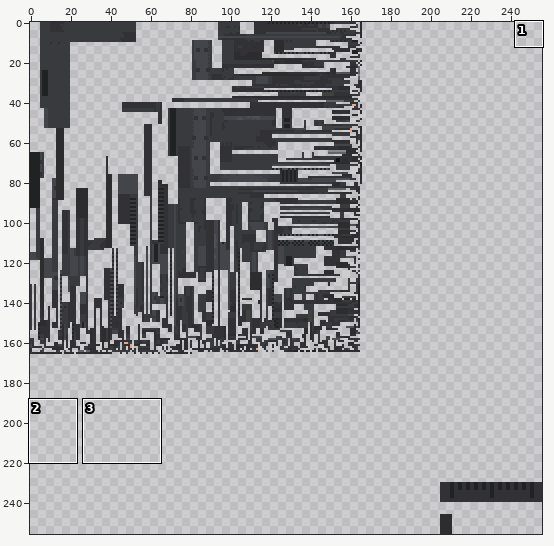
One commit to this sprite sheet: src/main/resources/assets/gcaa/utils/output/texture.png. Above: a wide view before the commit, with the close-up outlined.
Close-up. First the earlier version:
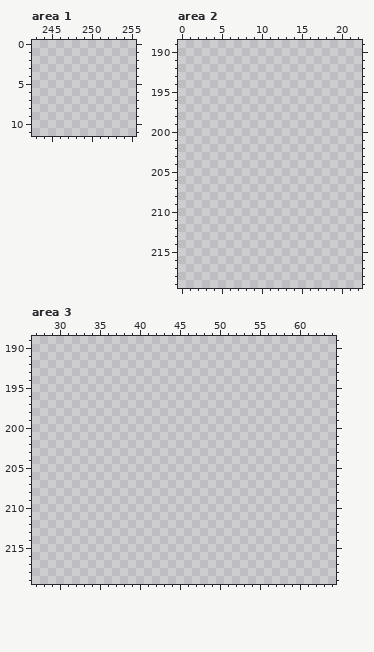
The file is 256x256 pixels. Colours within 5 levels of each other are drawn and written as one. Shown: area 1: x 243..255, y 0..11; area 2: x 0..22, y 189..219; area 3: x 27..64, y 189..219. The commit also changed other parts of the picture, which this record leaves out.
Palette (. is transparent): 
After the commit:
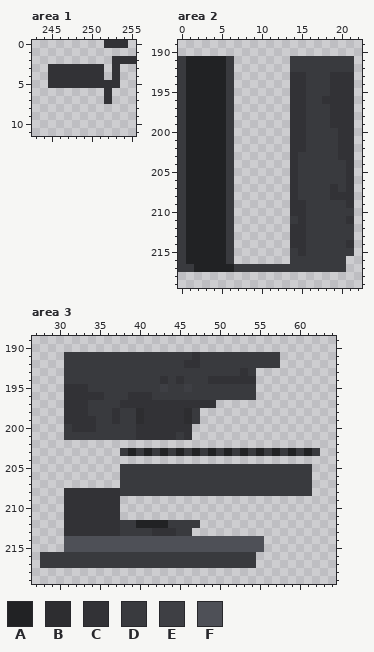
Colours new in this view: A #212224  B #2d2d30  C #323236  D #393a3e  E #3e3f44  F #4e5057
What changed:
Changed rows in their new state; - is an unchanged pixel.
Area 1:
first column x 245:
 0 -------CCC-
 2 --------CCC
 3 CCCCCCC-C--
 4 CCCCCCC-C--
 5 CCCCCCCCC--
 6 -------C---
 7 -------C---
Area 2:
first column x 0:
191 DAAAAAD-------DDDDDDDD
192 DAAAAAD-------DDDDDDDD
193 DAAAAAD-------CCDDDCCC
194 DAAAAAD-------CCDDDCCC
195 DAAAAAD-------CCDDDCCC
196 DAAAAAD-------CCDDCCCC
197 DAAAAAD-------CCDDDCCC
198 DAAAAAD-------CCDDDCCC
199 DAAAAAD-------CCDDDCCC
200 DAAAAAD-------CCDDDDCC
201 DAAAAAD-------CCDDDDCC
202 DAAAAAD-------CCDDDDCC
203 DAAAAAD-------CDDDDDCC
204 DAAAAAD-------CDDDDDDC
205 DAAAAAD-------CDDDDDDC
206 DAAAAAD-------CDDDDDDC
207 DAAAAAD-------CDDDDCDC
208 DAAAAAD-------CDDDDCCC
209 DAAAAAD-------CCDDDDDC
210 DAAAAAD-------CCDDDDDD
211 DAAAAAD-------DCDDDDDC
212 DAAAAAD-------CCDDDDDD
213 DAAAAAD-------CCDDDDDD
214 DAAAAAD-------CCDDDDDC
215 DAAAAAD-------DCDDDDDD
216 DAAAAAD-------DDDDDDD-
217 DDAAAAADDDDDDDDDDDDDD-
Area 3:
first column x 28:
191 ---DDDDDDDDDDDDDDDDCDDDDDDDDDD-----
192 ---DDDDDDDDDDDDDDDCCDDDDDDDDDD-----
193 ---DDDDDDDDDDDDDDDDDDDDDDCD--------
194 ---DDDDDDDDDDDDCDCDDDCCCCCC--------
195 ---CCCDDDDDDDDDEDDEDDDDDDDD--------
196 ---CCCCCDDDCCCDDDDDDDDDDDDD--------
197 ---CCCDDDDCCCCCCCCCCCC-------------
198 ---CCCDDDCDDBCCCCCBD---------------
199 ---CCCCDDCDDBCCCCCBD---------------
200 ---DCCCDDDDDCCCCCCC----------------
201 ---DDDDDDDDDCCCCCDC----------------
203 ----------DADADADADADADADADADADADAD
205 ----------DDDDDDDDDDDDDDDDDDDDDDDD-
206 ----------DDDDDDDDDDDDDDDDDDDDDDDD-
207 ----------DDDDDDDDDDDDDDDDDDDDDDDD-
208 ---CCCCCCCDDDDDDDDDDDDDDDDDDDDDDDD-
209 ---CCCCCCC-------------------------
210 ---CCCCCCC-------------------------
211 ---CCCCCCC-------------------------
212 ---CCCCCCCDDAAAADDDD---------------
213 ---CCCCCCCDDDDCCCDD----------------
214 ---FFFFFFFFFFFFFFFFFFFFFFFFF-------
215 ---FFFFFFFFFFFFFFFFFFFFFFFFF-------
216 DDDDDDDDDDDDDDDDDDDDDDDDDDD--------
217 DDDDDDDDDDDDDDDDDDDDDDDDDDD--------
Pixel boxes of the changes (left, top, right, bottom) in both close-ups:
added: (48, 40, 136, 104)
added: (178, 56, 354, 272)
added: (40, 352, 320, 568)
